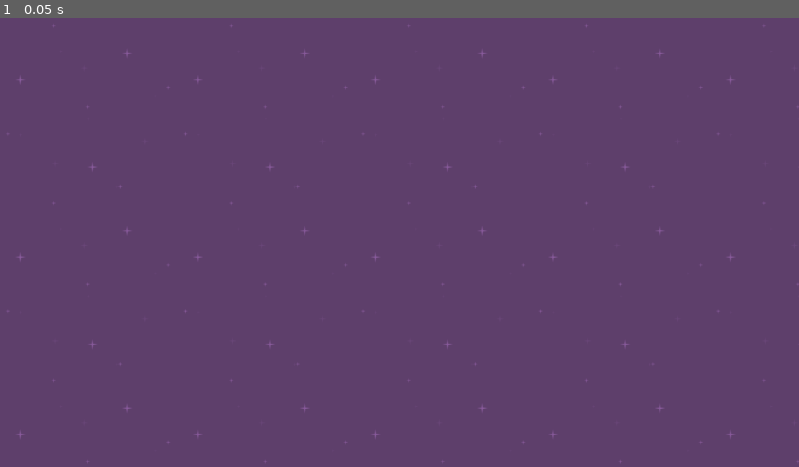
Above: before the commit, frame 1.
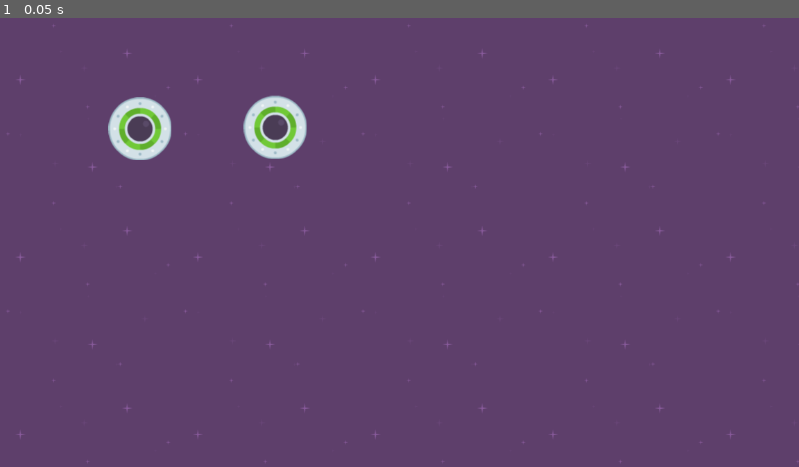
Above: after the commit, the same moment.

Repository: LHO-Developments/Godot-Projects
Game: Godot game, scene res://level_1.tscn
The game is run twice, just before and just after one commit, with the same random seed, the same clock (stepped at 60 frames per second) and the same inputs.
Inputs:
- Up to frame 1 (0.05 s): no input

The runs differ from the first frame. In frame 1, 1.5% of the frame differs, in the area x 13-39%, y 17-32%.

Commit message:
Update level_1.tscn
Add instances to level 1, basically adding player scene to level1 scene

Diff:
--- a/Speedy Saucer/speedy-saucer/level_1.tscn
+++ b/Speedy Saucer/speedy-saucer/level_1.tscn
@@ -1,6 +1,7 @@
-[gd_scene load_steps=2 format=3 uid="uid://cx81fjgkmjddc"]
+[gd_scene load_steps=3 format=3 uid="uid://cx81fjgkmjddc"]
 
 [ext_resource type="Texture2D" uid="uid://c3adjbs1gkpwu" path="res://purple.png" id="1_3hls8"]
+[ext_resource type="PackedScene" uid="uid://dcpphm7ol7une" path="res://player.tscn" id="2_hbghi"]
 
 [node name="Level1" type="Node2D"]
 
@@ -9,3 +10,9 @@
 offset_bottom = 648.0
 texture = ExtResource("1_3hls8")
 stretch_mode = 1
+
+[node name="Player" parent="." instance=ExtResource("2_hbghi")]
+position = Vector2(202, 160)
+
+[node name="Player2" parent="." instance=ExtResource("2_hbghi")]
+position = Vector2(397, 158)
